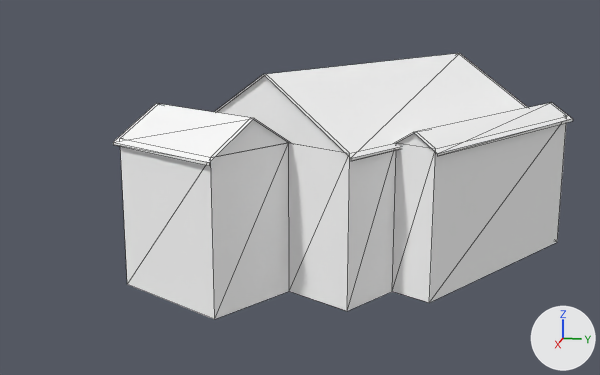
What one commit did to the glTF model cities/arlov-borggatan/pack/tiles/c-13_4.glb.
The view is the same before and after, from a 50 mm camera at (-716.0, 307.2, 20.5) aimed at (-776.3, 295.1, 5.4). Arrows for +X, +Y and +Z are at lower right; the lights stay in place. The older version comes first. Mesh edges are drawn as thin lines. Where no turn or scale is listed for an object, it has been applied to the vertices. Vertices at exactly the same position are counted once.

Objects in the first picture: 'SM_Building_w208846852'.
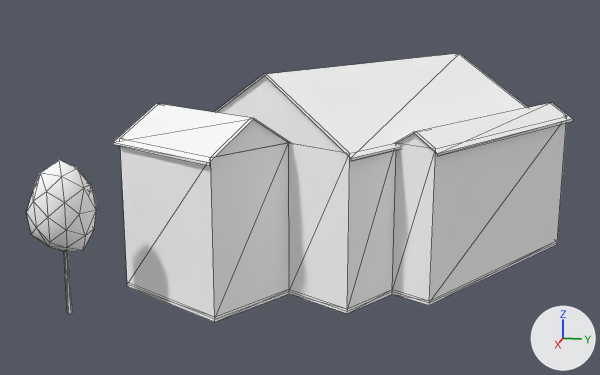
The newer file is also turned or shifted as a whole; pictures and numbers use the older file's frame.

The change in detail:
Material 'M_Concrete' (mat_m_concrete) is new.
Its base color is (1.0, 1.0, 1.0) (white #ffffff).
Its roughness is 1.0.
Material 'M_Leaf' (mat_m_leaf) is new.
Its base color is (1.0, 1.0, 1.0) (white #ffffff).
Its roughness is 0.902.
Material 'M_Bark_Wood' (mat_m_bark_wood) is new.
Its base color is (1.0, 1.0, 1.0) (white #ffffff).
Its roughness is 0.953.
me_sm_building_w208846852 is used by ob_sm_building_w208846852; location (-778.51, 299.67, 7.16).
me_sm_building_w208846852 had 61 vertices, 46 faces and spanned x -15.7..15.7, y -15.9..15.9, z -7.4..7.4.
me_sm_building_w208846852 now has 77 vertices, 62 faces and spans x -15.7..15.7, y -15.9..15.9, z -7.6..7.4.
me_sm_building_w208846852 part 1: a new loose piece of 16 vertices spanning x -15.2..15.2, y -15.4..15.4, z -7.6..-7.3, in mat_m_concrete (white #ffffff).
me_sm_building_w208846852 gains material mat_m_concrete (white #ffffff).
Mesh me_sm_trees__13_4 is new.
It has 138 vertices, 252 faces and spans x -2.0..2.0, y -2.1..2.1, z -5.06..5.06.
Faces by material slot: [12, 240].
It uses material mat_m_bark_wood (white #ffffff).
It uses material mat_m_leaf (white #ffffff).
Object 'SM_Trees_-13_4' (ob_sm_trees__13_4) is new; it shows me_sm_trees__13_4.
Its location is (-762.5, 282.87, 4.84).

Pixel boxes [x1, y1, x2, y2] of what changed, in the pictures (600 x 375 px):
'SM_Building_w208846852', reshaped: before [113, 53, 573, 319]; after [113, 53, 573, 322]
'SM_Trees_-13_4', added: after [27, 160, 97, 314]
    faces in mat_m_leaf (white #ffffff): [27, 160, 97, 252]
    faces in mat_m_bark_wood (white #ffffff): [64, 252, 73, 314]
part 1 of me_sm_building_w208846852, added: after [127, 241, 557, 322]
